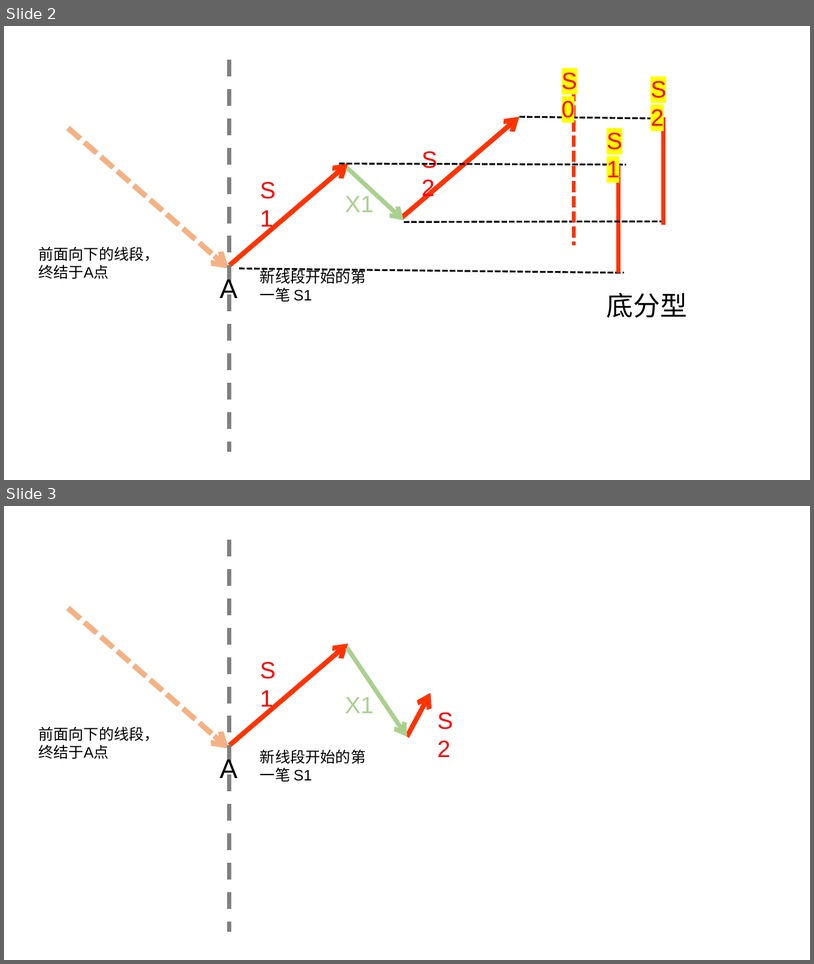
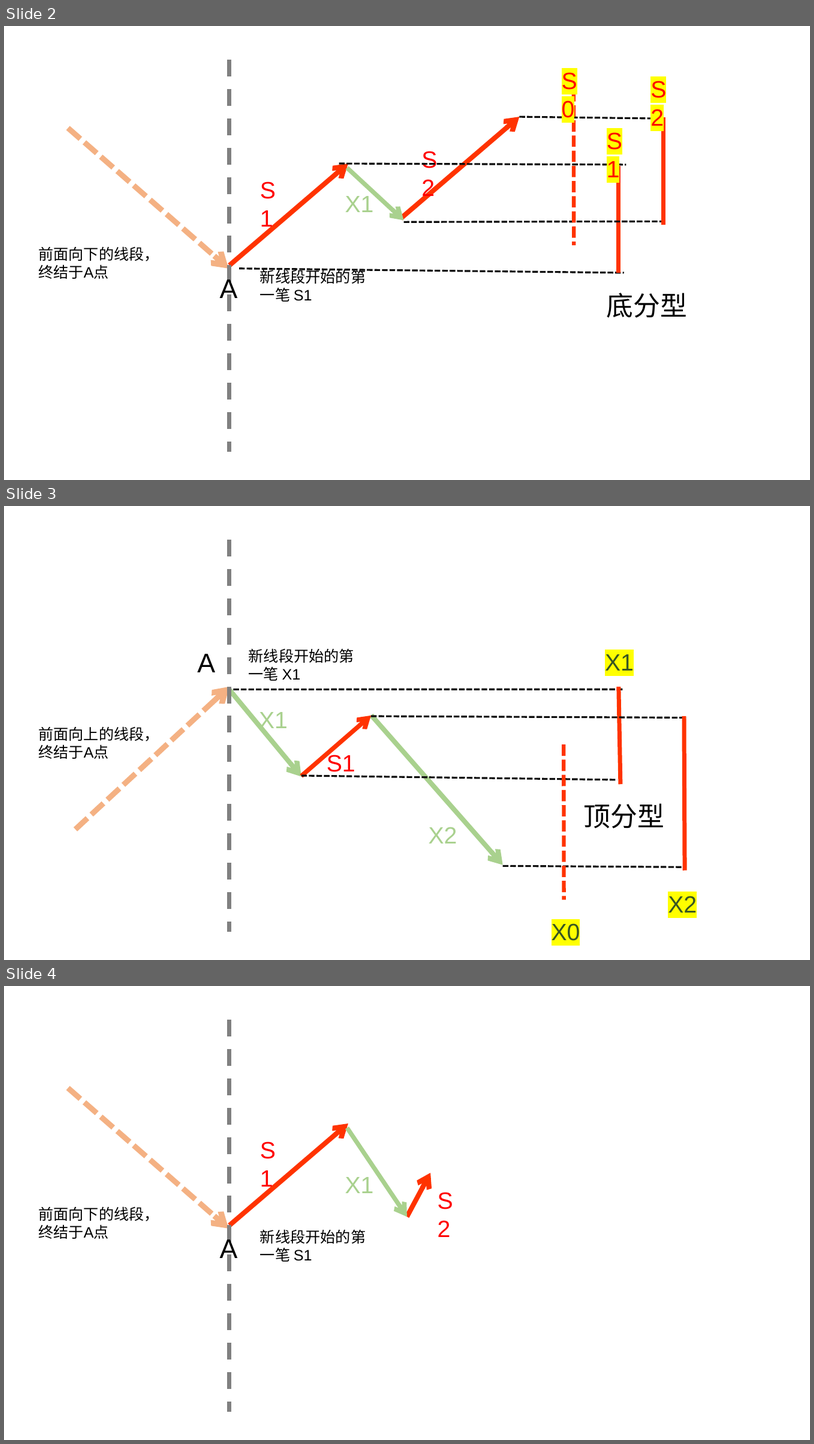
Before and after one commit to xitongsys/notes, a slide deck: finance/chanlun/charts.pptx. Shown one above the other, each under a label of ours: slides 2 and 3 before the commit, slides 2, 3 and 4 after it. The pictures are 814x964 and 814x1444 pixels, drawn with LibreOffice and Linux fonts; fonts in the diff are those of the drawing. Boxes give left, top, right and bottom in pixels: in the first picture for what was removed or moved away, otherwise in the second. Text is boxed around its words. In the diff, an @@ line names an element or a change of style, - is before the commit and + after.

```diff
--- a/finance/chanlun/charts.pptx
+++ b/finance/chanlun/charts.pptx
@@ slide 3 added at (x1=4, y1=506, x2=810, y2=960), background #FFFFFF @@
@@ line added from (230, 540) to (230, 931), #808080 5 pt dashed @@
@@ text added at (x1=249, y1=648, x2=354, y2=681), 18 pt, text #000000 @@
+新线段开始的第一笔 X1
@@ text added at (x1=197, y1=654, x2=215, y2=672), 32 pt, text #000000 @@
+A
@@ text added at (x1=605, y1=654, x2=634, y2=670), 28 pt, text #385723 @@
+X1
@@ arrow added from (75, 829) to (230, 687), #F4B183 6.5 pt dashed @@
@@ arrow added from (230, 690) to (302, 777), #A9D18E 5.75 pt @@
@@ line added from (233, 690) to (623, 690), #0D0D0D 2.25 pt dashed @@
@@ line added from (619, 687) to (621, 784), #FF3300 5 pt @@
@@ text added at (x1=259, y1=712, x2=288, y2=733), 28 pt, text #A9D18E @@
+X1
@@ arrow added from (302, 776) to (371, 715), #FF3300 5.25 pt @@
@@ line added from (371, 716) to (687, 718), #0D0D0D 2.25 pt dashed @@
@@ arrow added from (372, 715) to (503, 865), #A9D18E 5.75 pt @@
@@ line added from (684, 716) to (685, 870), #FF3300 5 pt @@
@@ text added at (x1=38, y1=726, x2=159, y2=759), 18 pt, text #000000 @@
+前面向上的线段，终结于A点
@@ text added at (x1=327, y1=753, x2=356, y2=776), 28 pt, text #FF0000 @@
+S1
@@ line added from (564, 744) to (564, 899), #FF3300 4.5 pt dashed @@
@@ line added from (302, 775) to (617, 780), #0D0D0D 2.25 pt dashed @@
@@ text added at (x1=584, y1=803, x2=664, y2=828), 32 pt, text #000000 @@
+顶分型
@@ text added at (x1=429, y1=826, x2=458, y2=843), 28 pt, text #A9D18E @@
+X2
@@ line added from (503, 866) to (685, 867), #0D0D0D 2.25 pt dashed @@
@@ text added at (x1=668, y1=895, x2=697, y2=912), 28 pt, text #385723 @@
+X2
@@ text added at (x1=552, y1=921, x2=581, y2=945), 28 pt, text #385723 @@
+X0
@@ what was slide 3 is now slide 4 @@
```
Also in this commit, not shown: 3 other slides added, 8 other files.
